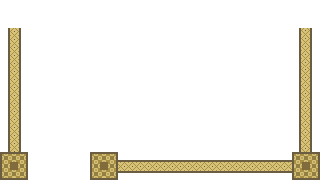
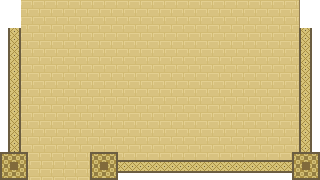
Layers edited between the first and the second 320px x 180px image:
showed "Layer copy #1" over (21, 0, 300, 180)
